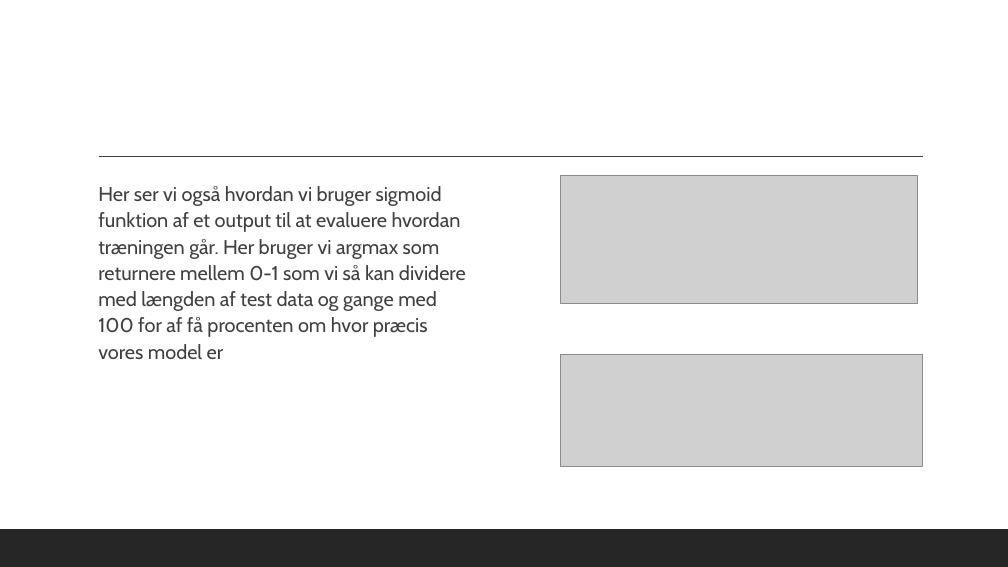
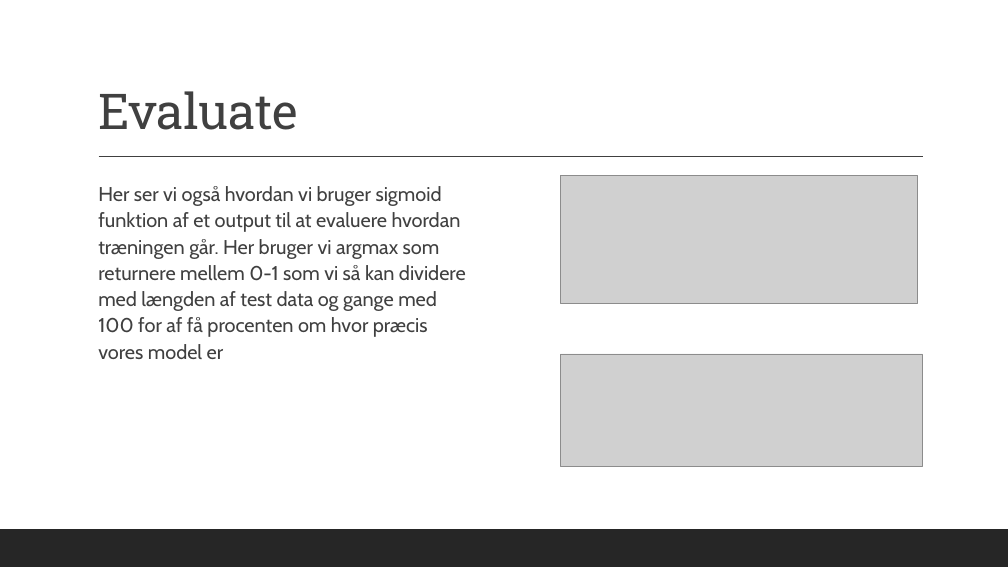
Before and after one commit to stef663k/H4Personlig, a slide deck: slide 4 of ML/CaseOpgave/Machine learning.pptx. Drawn at 1008x567 pixels with LibreOffice and Linux fonts; fonts in the diff are those of the drawing; grey boxes stand for pictures. Boxes give left, top, right and bottom in pixels: in the first picture for what was removed or moved away, otherwise in the second. Text is boxed around its words. In the diff, an @@ line names an element or a change of style, - is before the commit and + after.

```diff
--- a/ML/CaseOpgave/Machine learning.pptx
+++ b/ML/CaseOpgave/Machine learning.pptx
@@ title added at [98,91,297,130], 47 pt, text #404040 @@
+Evaluate
```
Also in this commit, not shown: 1 other slide changed, 4 other files.
